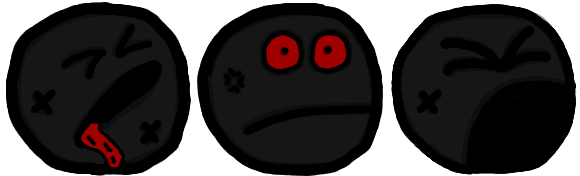
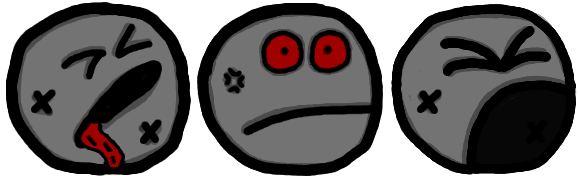
Before/after of a 580 × 176 layered artwork. What changed in the layer stack:
painted on "color" over [17, 13, 566, 175]
